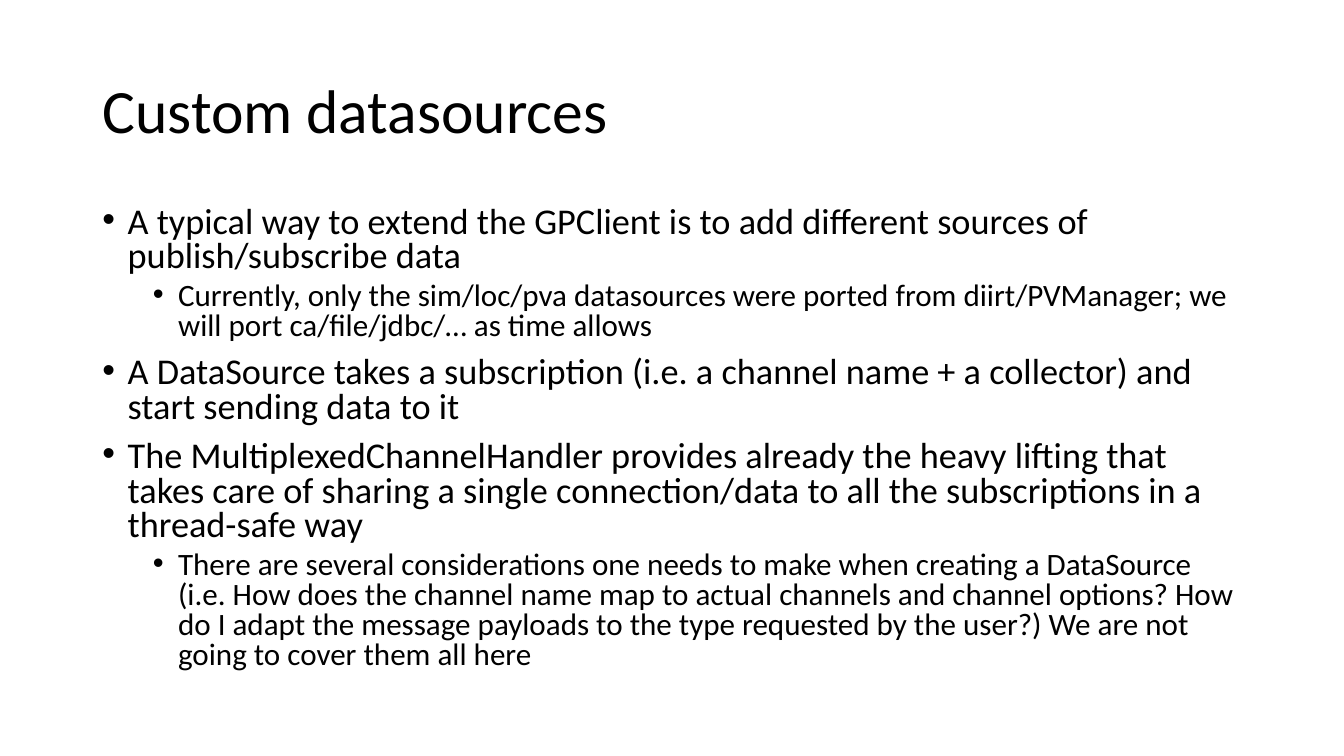
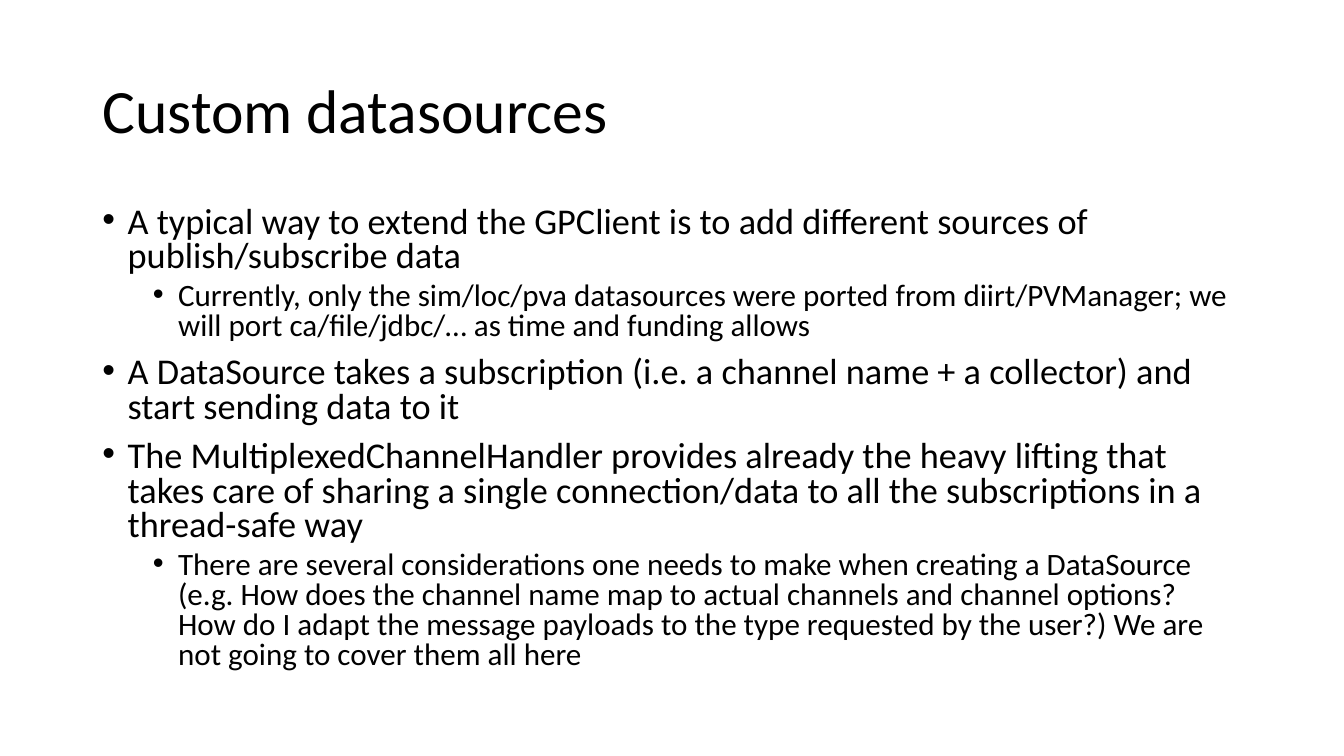
Before and after one commit to shroffk/epics-java-resources, a slide deck: slide 44 of EPICS-GPClient.pptx. Drawn at 1344x756 pixels with LibreOffice and Linux fonts; fonts in the diff are those of the drawing. Boxes give left, top, right and bottom in pixels: in the first picture for what was removed or moved away, otherwise in the second. Text is boxed around its words. In the diff, an @@ line names an element or a change of style, - is before the commit and + after.

```diff
--- a/EPICS-GPClient.pptx
+++ b/EPICS-GPClient.pptx
@@ text at [178, 284, 1226, 342]: text changed @@
-  • Currently, only the sim/loc/pva datasources were ported from diirt/PVManager; we will port ca/file/jdbc/… as time allows
+  • Currently, only the sim/loc/pva datasources were ported from diirt/PVManager; we will port ca/file/jdbc/… as time and funding allows
@@ text at [178, 553, 1204, 671]: text changed @@
-  • There are several considerations one needs to make when creating a DataSource (i.e. How does the channel name map to actual channels and channel options? How do I adapt the message payloads to the type requested by the user?) We are not going to cover them all here
+  • There are several considerations one needs to make when creating a DataSource (e.g. How does the channel name map to actual channels and channel options? How do I adapt the message payloads to the type requested by the user?) We are not going to cover them all here
```
Also in this commit, not shown: 9 other slides changed.
